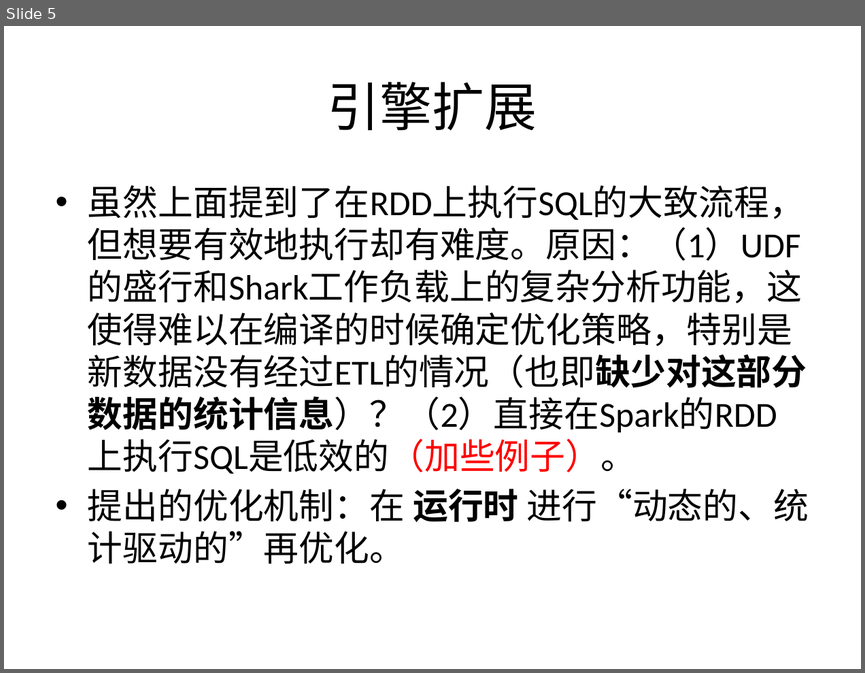
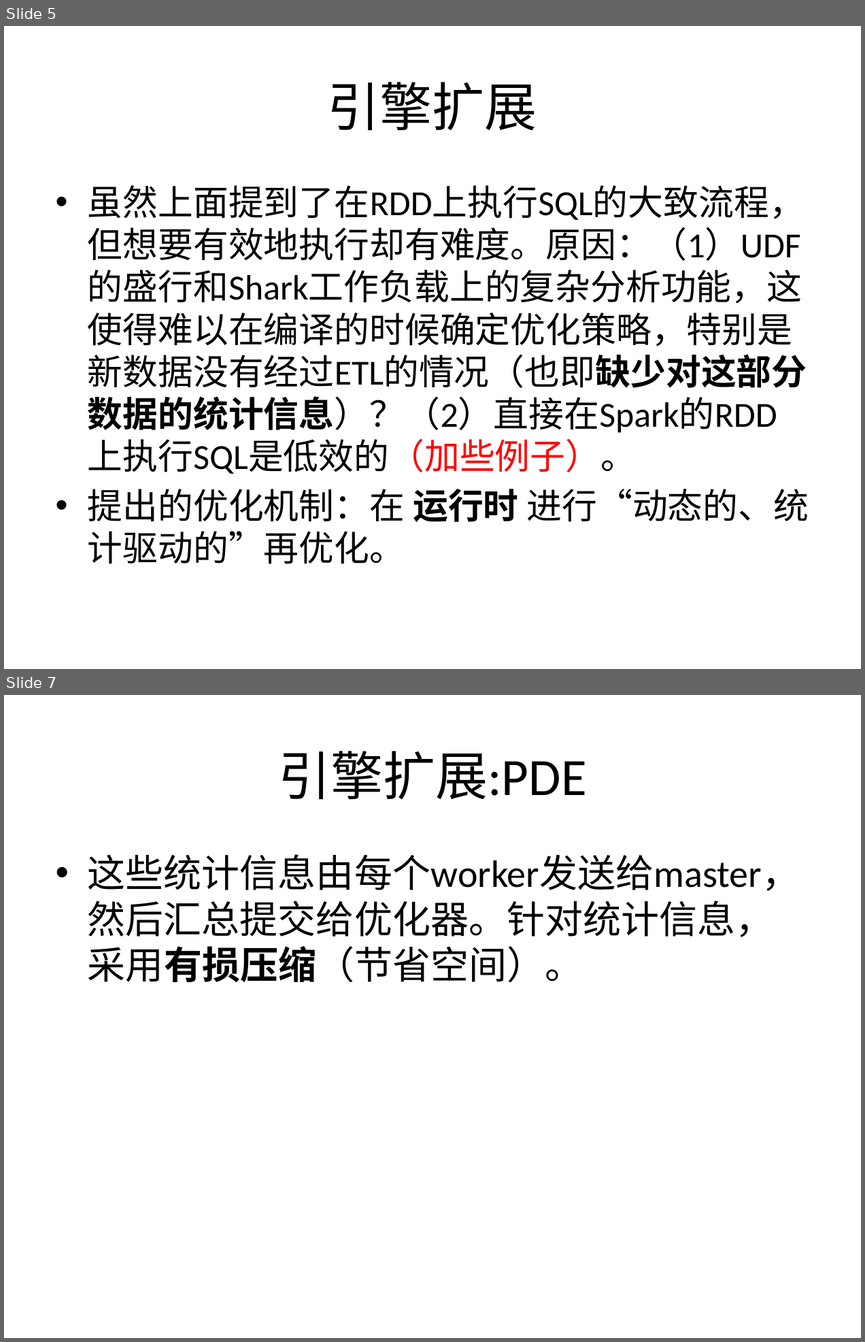
Before and after one commit to wuxingdexian/seminar, a slide deck: shark.pptx. Shown one above the other, each under a label of ours: slide 5 before the commit, slides 5 and 7 after it; the slides between them are not shown. The pictures are 865x673 and 865x1342 pixels, drawn with LibreOffice and Linux fonts; fonts in the diff are those of the drawing. Boxes give left, top, right and bottom in pixels: in the first picture for what was removed or moved away, otherwise in the second. Text is boxed around its words. In the diff, an @@ line names an element or a change of style, - is before the commit and + after.

```diff
--- a/shark.pptx
+++ b/shark.pptx
@@ slide 7 added at <box>4,695,861,1338</box>, background #FFFFFF @@
@@ title added at <box>278,751,587,800</box>, 44 pt, text #000000 @@
+引擎扩展:PDE
@@ text added at <box>88,854,800,982</box>, 32 pt, text #000000 @@
+• 这些统计信息由每个worker发送给master，然后汇总提交给优化器。针对统计信息，采用有损压缩（节省空间）。
```
Also in this commit, not shown: 2 other slides added.
